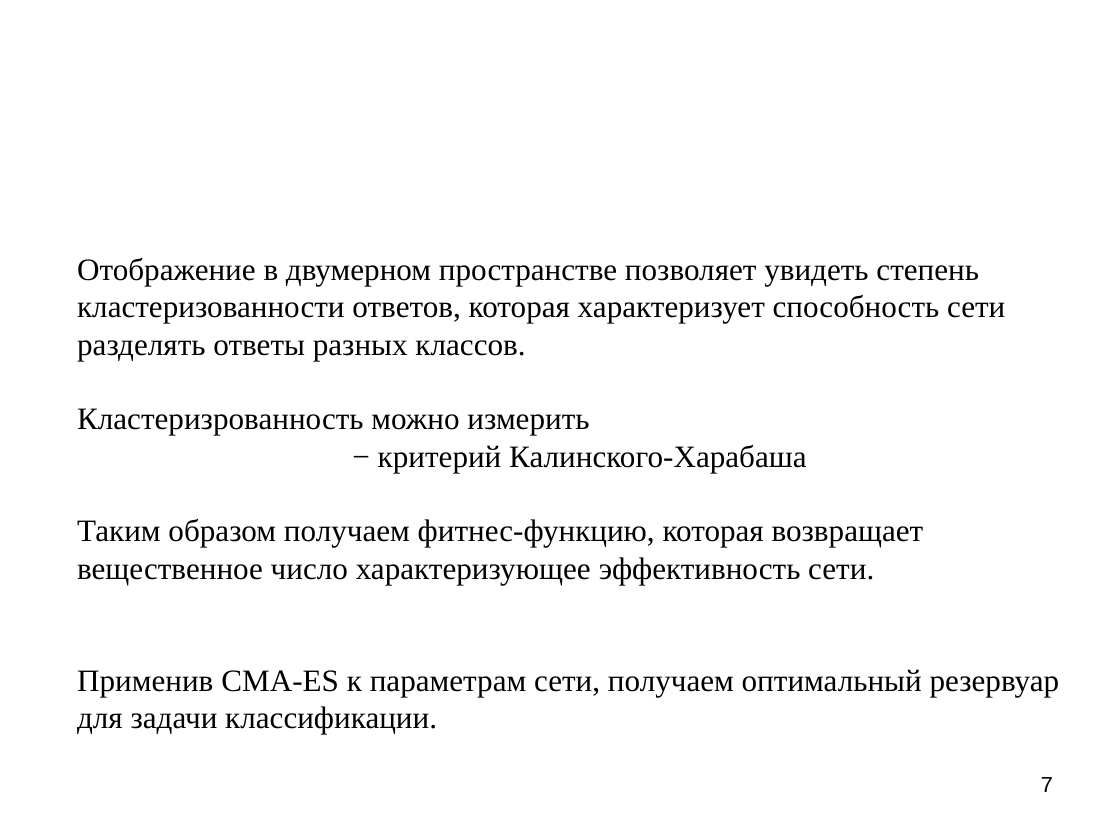
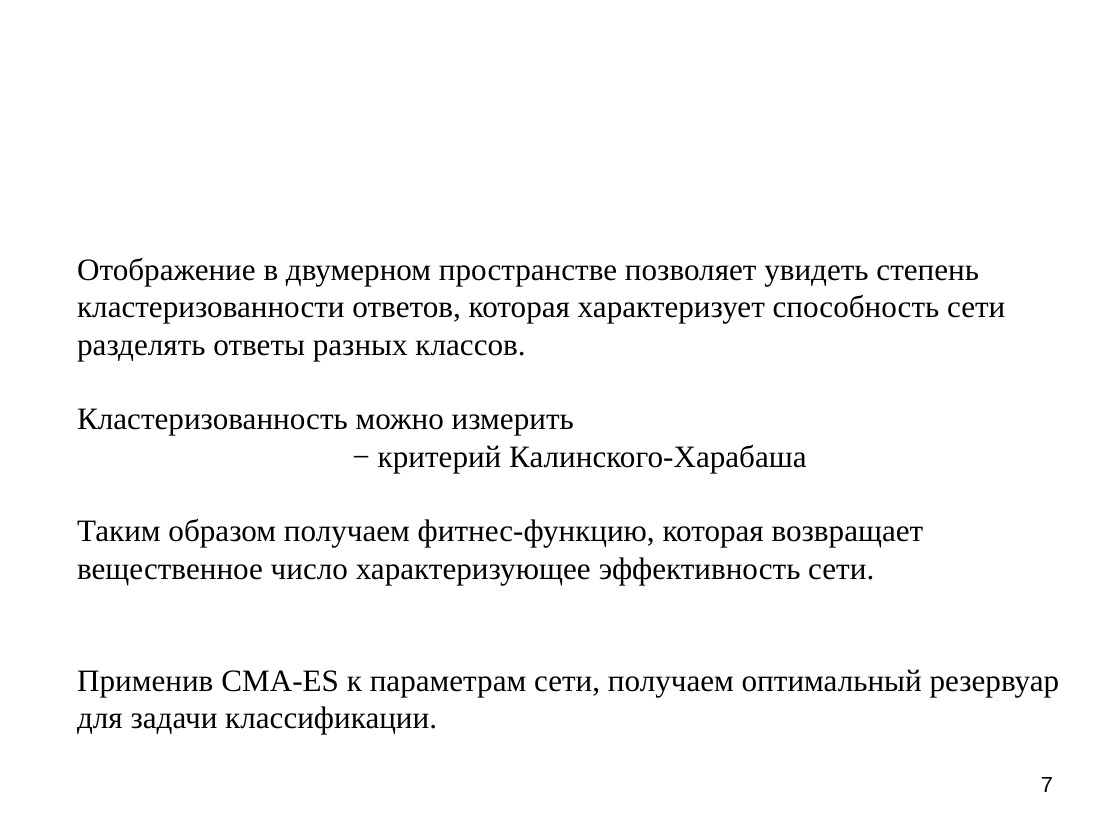
Before and after one commit to alexeyche/alexeyche-junk, a slide deck: slide 7 of cns/doc/attest/attest.ppt. Drawn at 1120x840 pixels with LibreOffice and Linux fonts; fonts in the diff are those of the drawing; background and template pictures are left out. Boxes give left, top, right and bottom in pixels: in the first picture for what was removed or moved away, otherwise in the second. Text is boxed around its words. In the diff, an @@ line names an element or a change of style, - is before the commit and + after.

Commit message:
cns

```diff
--- a/cns/doc/attest/attest.ppt
+++ b/cns/doc/attest/attest.ppt
@@ text at (x1=77, y1=408, x2=574, y2=435): text changed @@
-Кластеризрованность можно измерить
+Кластеризованность можно измерить
```
